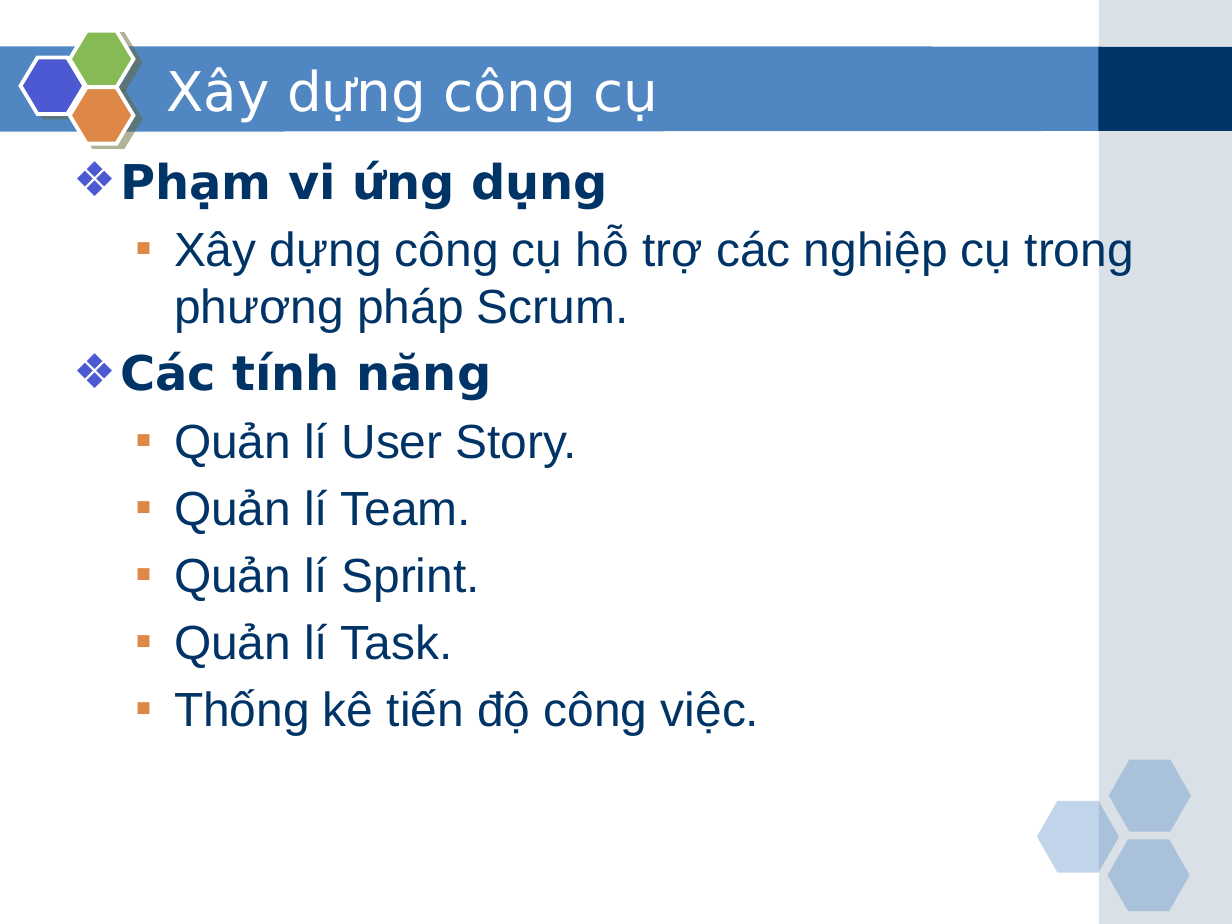
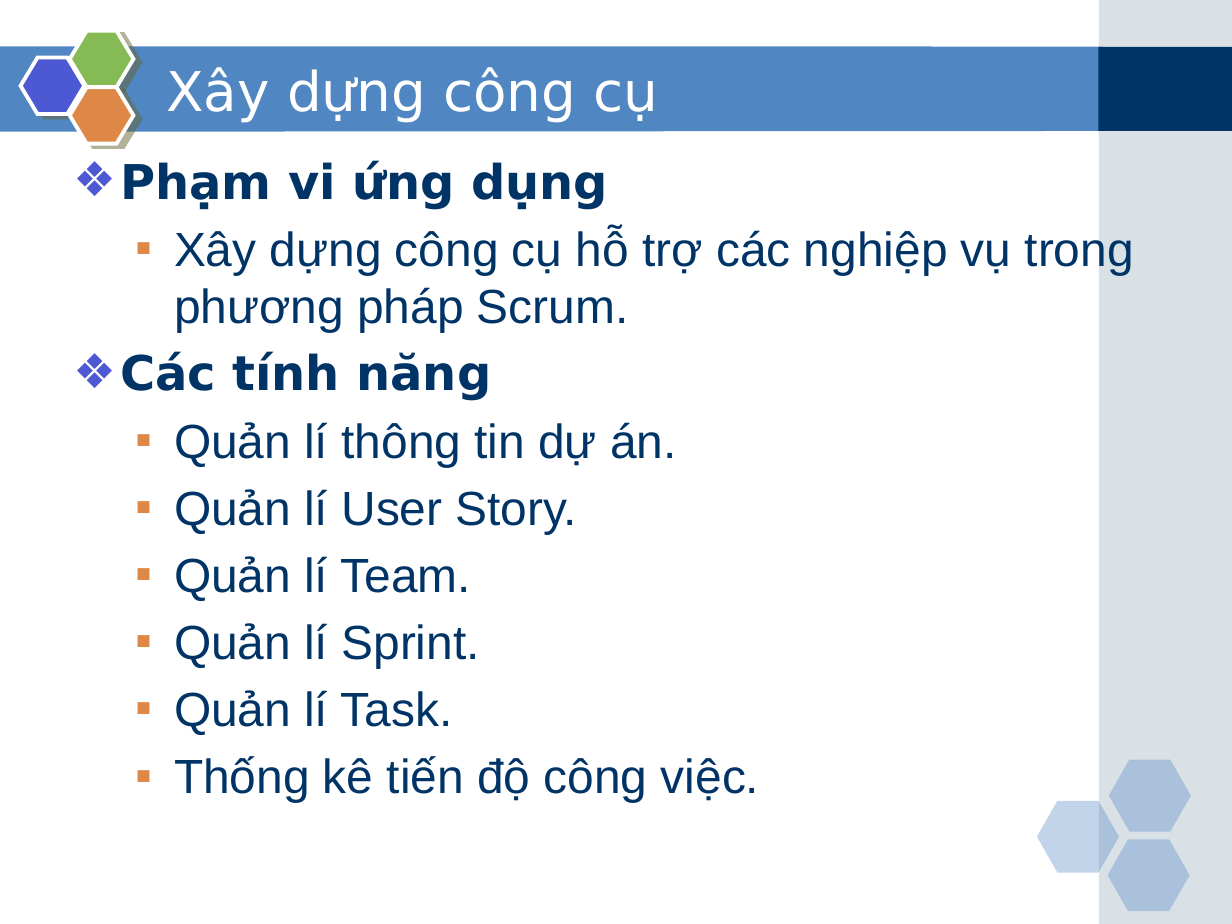
Before and after one commit to phamduong/graduation-project-agile-tool, a slide deck: slide 18 of Báo cáo/Slide bao cao.pptx. Drawn at 1232x924 pixels with LibreOffice and Linux fonts; fonts in the diff are those of the drawing. Boxes give left, top, right and bottom in pixels: in the first picture for what was removed or moved away, otherwise in the second. Text is boxed around its words. In the diff, an @@ line names an element or a change of style, - is before the commit and + after.

```diff
--- a/Báo cáo/Slide bao cao.pptx
+++ b/Báo cáo/Slide bao cao.pptx
@@ text at <box>174,228,1134,332</box>: text changed @@
-  ▪ Xây dựng công cụ hỗ trợ các nghiệp cụ trong phương pháp Scrum.
+  ▪ Xây dựng công cụ hỗ trợ các nghiệp vụ trong phương pháp Scrum.
@@ text at <box>174,422,677,467</box>: paragraph added @@
+  ▪ Quản lí thông tin dự án.
```
Also in this commit, not shown: 16 other slides changed, 24 other files.
